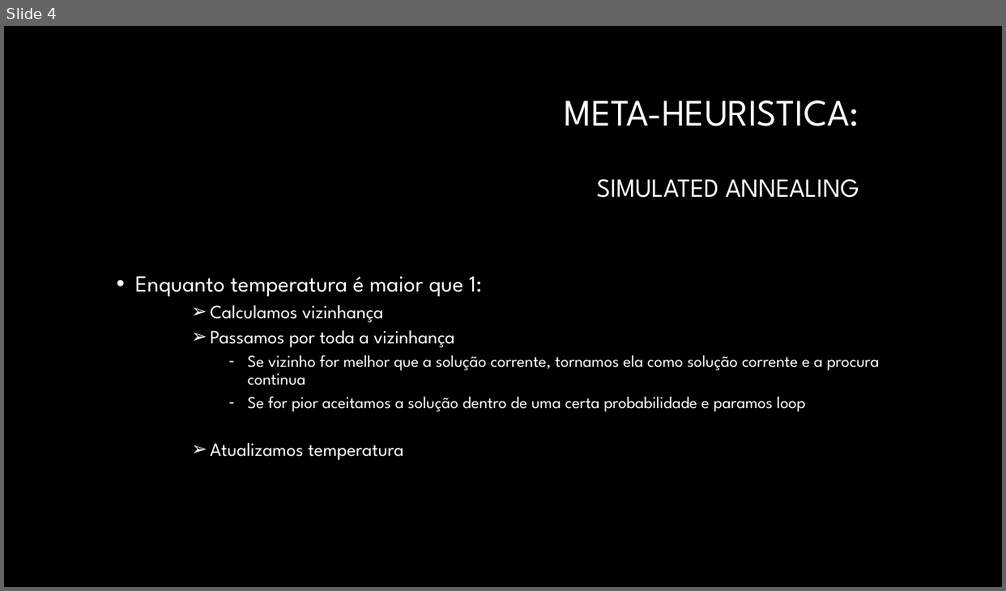
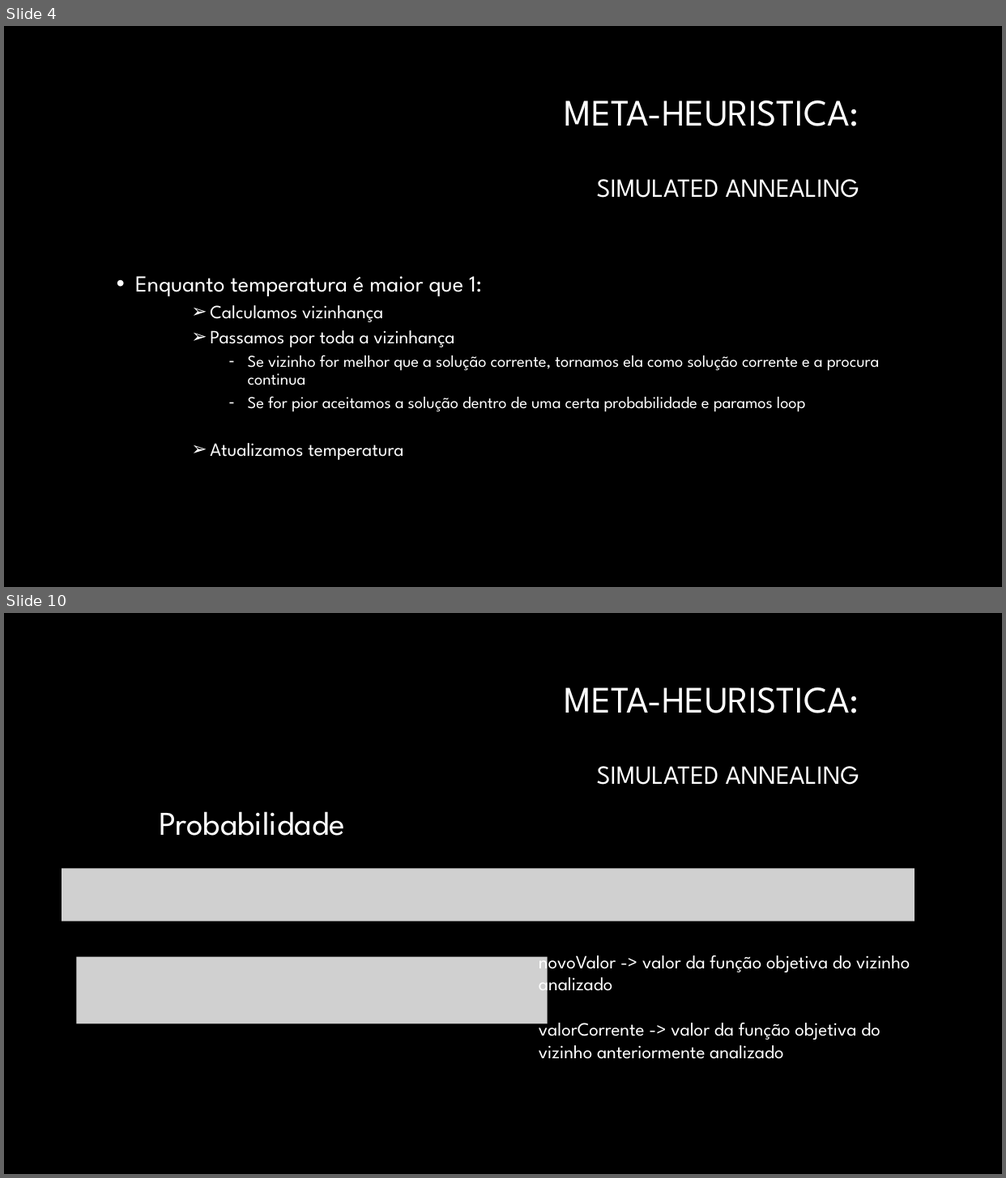
Before and after one commit to Pedro-Magalhaes/IA-Trabalho01, a slide deck: Apresentacao.pptx. Shown one above the other, each under a label of ours: slide 4 before the commit, slides 4 and 10 after it; the slides between them are not shown. The pictures are 1006x591 and 1006x1178 pixels, drawn with LibreOffice and Linux fonts; fonts in the diff are those of the drawing; grey boxes stand for pictures; background and template pictures are left out. Boxes give left, top, right and bottom in pixels: in the first picture for what was removed or moved away, otherwise in the second. Text is boxed around its words. In the diff, an @@ line names an element or a change of style, - is before the commit and + after.

```diff
--- a/Apresentacao.pptx
+++ b/Apresentacao.pptx
@@ slide 10 added at (x1=4, y1=613, x2=1002, y2=1174), background #000000 @@
@@ title added at (x1=565, y1=688, x2=859, y2=785), 25.2 pt, text #FFFFFF @@
+META-HEURISTICA:
+SIMULATED ANNEALING
@@ text added at (x1=159, y1=811, x2=345, y2=836), 32 pt, text #FFFFFF @@
+Probabilidade
@@ picture added at (x1=62, y1=868, x2=915, y2=922) @@
@@ picture added at (x1=77, y1=956, x2=548, y2=1024) @@
@@ text added at (x1=539, y1=956, x2=910, y2=1059), 18 pt, text #FFFFFF @@
+novoValor -> valor da função objetiva do vizinho analizado
+valorCorrente -> valor da função objetiva do vizinho anteriormente analizado
```
Also in this commit, not shown: 1 slide changed, 6 other slides added.
